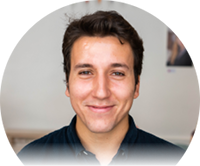
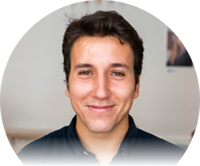
Layer changes from the first (200, 166) image to the second:
painted on "0016_16_Llyes_Hermellin.jpg" over [7, 137, 192, 166]
